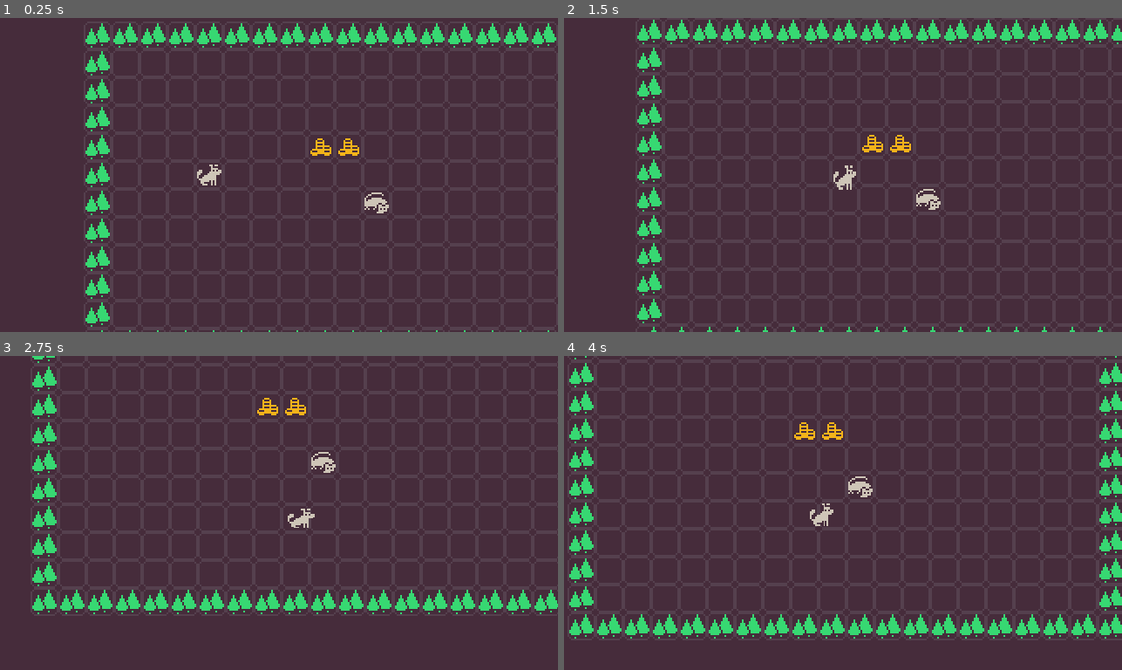
Above: before the commit, frames 1-4 (two rows, left to right).
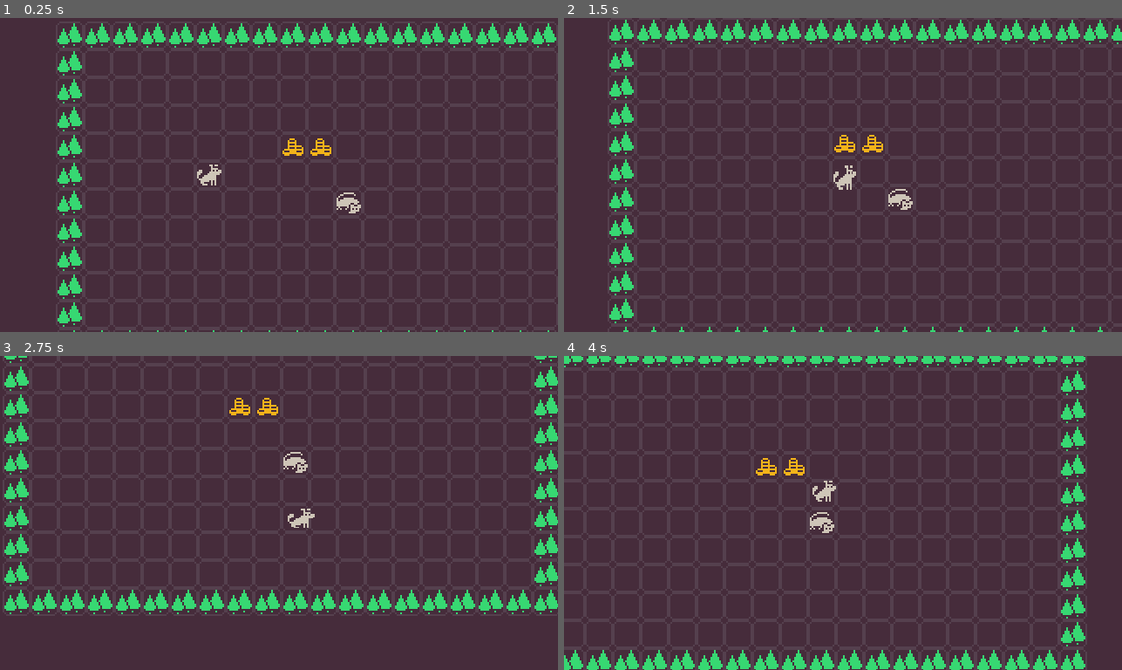
Above: after the commit, the same moments.

Repository: keipaglows/grid-based-prototype
Game: Godot game, scene res://Game.tscn
Two runs of this game, one before a commit and one after it. Both use one fixed random seed, a clock stepped at 60 frames per second and the inputs below.
Inputs:
- Up to frame 1 (0.25 s): no input
- Up to frame 2 (1.5 s): tap Enter at 0.5 s; hold Right (ui_right) 0.53-1.28 s; hold Down (ui_down) from 1.28 s (still down)
- Up to frame 3 (2.75 s): release Down (ui_down) at 2.03 s; hold Right (ui_right) from 2.03 s (still down)
- Up to frame 4 (4 s): release Right (ui_right) at 2.78 s; hold Up (ui_up) 2.78-3.53 s; hold Left (ui_left) from 3.53 s (still down)

The runs differ from the first frame. In frame 1, 3.7% of the frame differs, in the area x 10-70%, y 1-100%; in frame 2, 3.7%; in frame 3, 4.4%; in frame 4, 12%, in the area x 0-100%, y 0-100%.

Commit message:
RGBG-4 | Camera tweaking

Diff:
--- a/Game.tscn
+++ b/Game.tscn
@@ -17,7 +17,7 @@
 script = ExtResource( 3 )
 
 [node name="Player" parent="Grid" instance=ExtResource( 4 )]
-position = Vector2( 72, 88 )
+position = Vector2( 88, 88 )
 rotation_enabled = false
 
 [node name="GridLines" type="TileMap" parent="."]
--- a/entities/player.gd
+++ b/entities/player.gd
@@ -2,9 +2,6 @@
 export(bool) var rotation_enabled = true
 
 onready var Grid = get_parent()
-
-const DEFAULT_CAMERA_SMOOTHING = 2
-const DIAGONAL_CAMERA_SMOOTHING = 4
 
 
 func _ready():
@@ -15,12 +12,11 @@
 	var input_direction = get_input_direction()
 
 	if input_direction:
-		update_look_direction(input_direction)
-
 		var target_position = Grid.request_move(self, input_direction)
 
 		if target_position:
 			move_to(target_position)
+			update_look_direction(input_direction)
 		else:
 			bump()
 
@@ -51,10 +47,9 @@
 	var move_direction = (target_position - position).normalized()
 	var move_length = GameGlobals.TILE_SIZE
 
-	# diagonal movement fixes
+	# setting move_length 1.5 longer if we move diagnolly
 	if abs(move_direction[0]) == abs(move_direction[1]):
 		move_length = GameGlobals.TILE_SIZE * 1.5
-		$Pivot/CameraWrapper/Offset/Camera.smoothing_speed = DIAGONAL_CAMERA_SMOOTHING
 
 	$Tween.interpolate_property(
 		$Pivot,
@@ -76,9 +71,6 @@
 	position = target_position
 	$Pivot.position = Vector2()
 
-	if $Pivot/CameraWrapper/Offset/Camera.smoothing_speed != DEFAULT_CAMERA_SMOOTHING:
-		$Pivot/CameraWrapper/Offset/Camera.smoothing_speed = DEFAULT_CAMERA_SMOOTHING
-
 	set_process(true)
 
 
